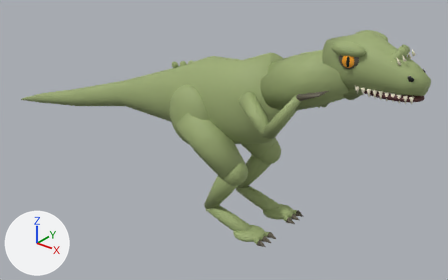
The FBX model Assets/Export/Dinosaurs/Prey_Heavy.fbx: old version first, new version second.
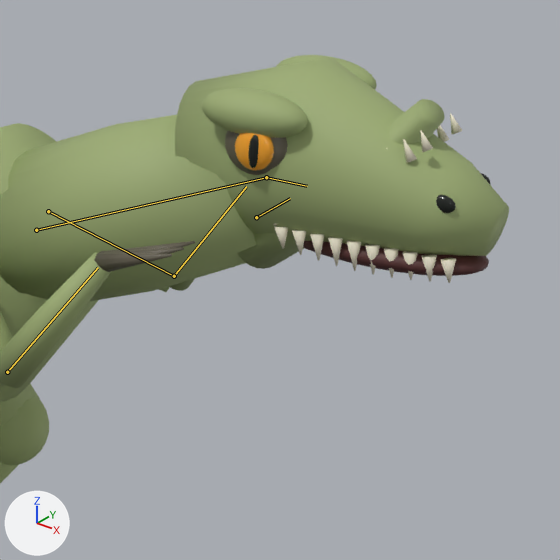
There are two pictures of each version: one whole from a 50 mm lens placed at (2.39, -3.08, 2.56), pointed at (-0.2, 0.15, 0.56), one close up on the part from 59% to 100% of the width and 4% to 70% of the height. The axes (+X, +Y, +Z) are drawn at lower left. The lights are the same throughout. The last two pictures show the newer version. Both versions are drawn at frame 16 of the action 'Scene'; the numbers are the values there. The bones that change, and the others that lie on the model, are drawn over the model as lines in the close-ups.

The first close-up shows 'SK_Prey'.
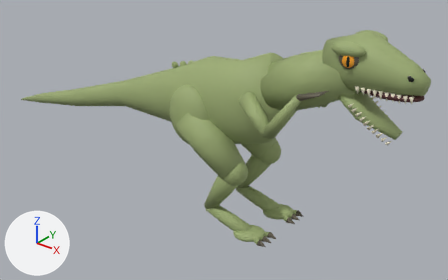
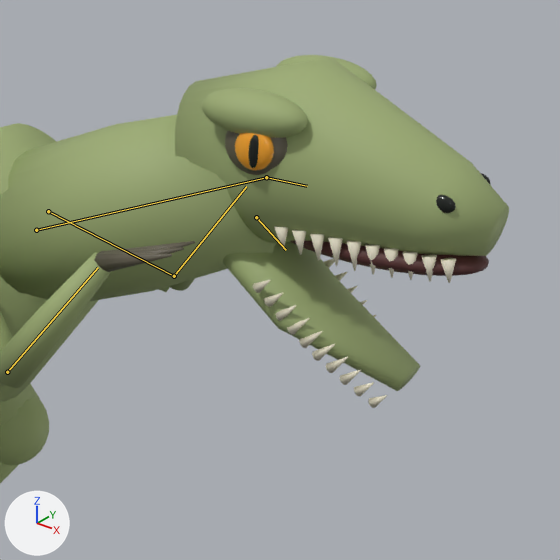
Boxes [x1, y1, x2, y2] around the edits, measured in the close-ups (560 x 560 px):
'SK_Prey', posed
    both: [0, 55, 509, 483]
bone 'jaw', root to tip
    before: (256, 217) to (290, 198)
    after: (256, 217) to (286, 250)

The change, as a diff of the scene's bpy script:
```diff
--- a/Assets/Export/Dinosaurs/Prey_Heavy.fbx.py
+++ b/Assets/Export/Dinosaurs/Prey_Heavy.fbx.py
@@ bone_jaw @@
 bone_jaw = bpy.data.objects['Rig_Prey'].pose.bones['jaw']  # child of 'head'
-bone_jaw.rotation_quaternion = (0.946, 0.325, 0.0, 0.0)  # degrees (38, 0, 0)
+bone_jaw.rotation_quaternion = (0.946, -0.325, 0.0, 0.0)  # degrees (-38, 0, 0)
```
